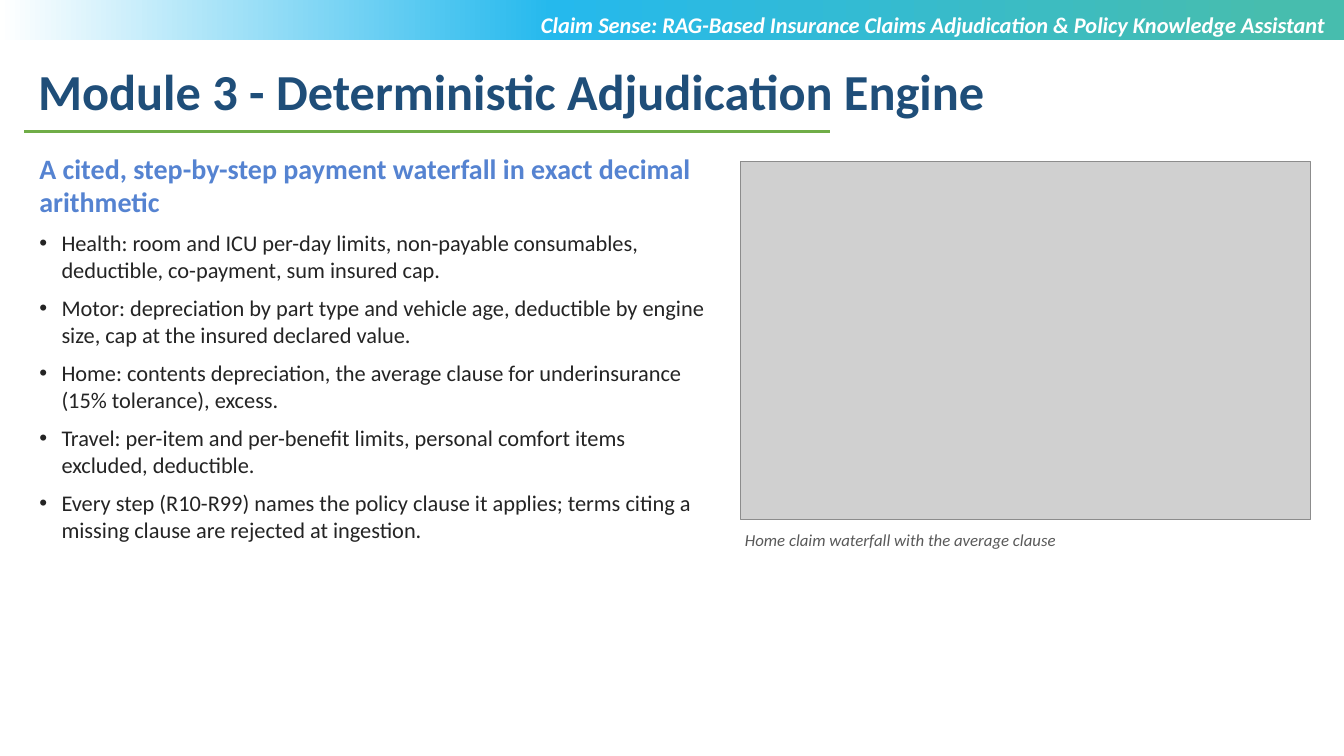
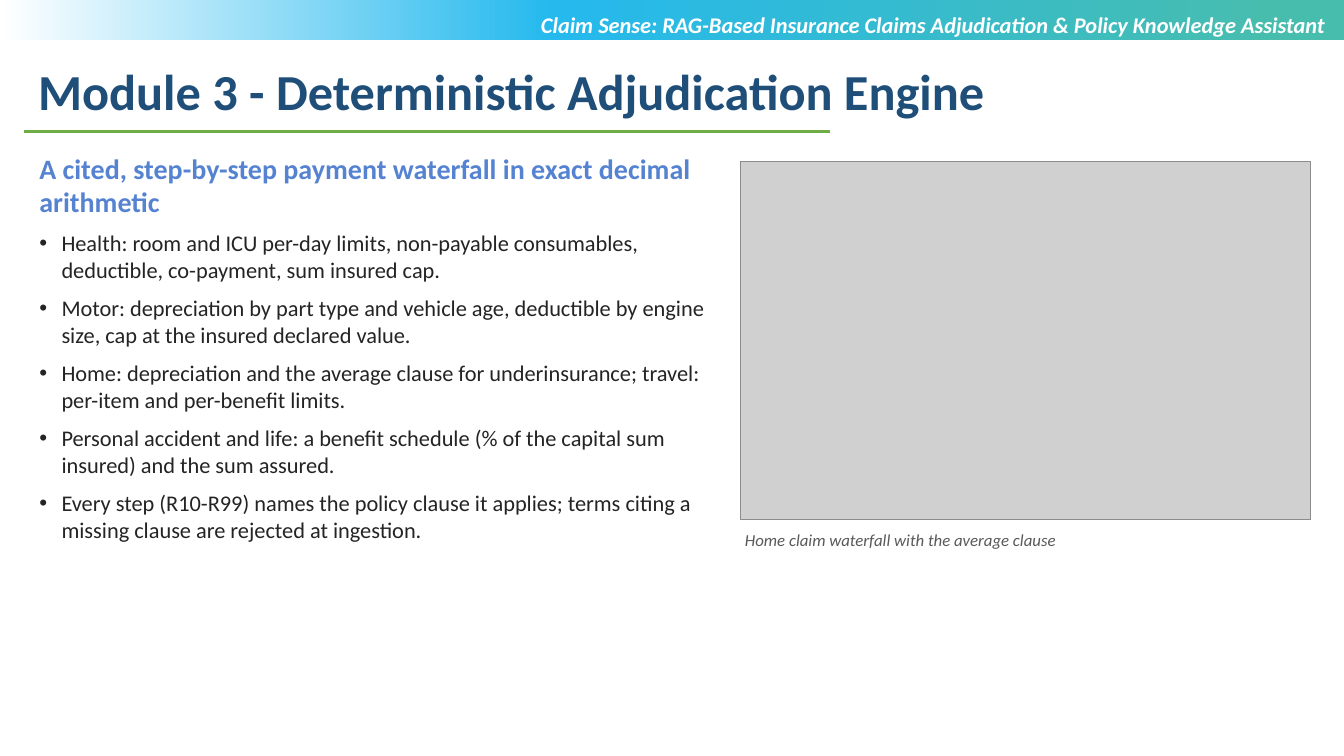
Before and after one commit to sricharansk/CLAIM-SENSE, a slide deck: slide 6 of docs/presentation/Claim_Sense_Review_III_SK_Sricharan.pptx. Drawn at 1344x756 pixels with LibreOffice and Linux fonts; fonts in the diff are those of the drawing; grey boxes stand for pictures; background and template pictures are left out. Boxes give left, top, right and bottom in pixels: in the first picture for what was removed or moved away, otherwise in the second. Text is boxed around its words. In the diff, an @@ line names an element or a change of style, - is before the commit and + after.

```diff
--- a/docs/presentation/Claim_Sense_Review_III_SK_Sricharan.pptx
+++ b/docs/presentation/Claim_Sense_Review_III_SK_Sricharan.pptx
@@ text at [62, 365, 699, 476]: text changed @@
-• Home: contents depreciation, the average clause for underinsurance (15% tolerance), excess.
-• Travel: per-item and per-benefit limits, personal comfort items excluded, deductible.
+• Home: depreciation and the average clause for underinsurance; travel: per-item and per-benefit limits.
+• Personal accident and life: a benefit schedule (% of the capital sum insured) and the sum assured.
```
Also in this commit, not shown: 9 other slides changed, 39 other files.
